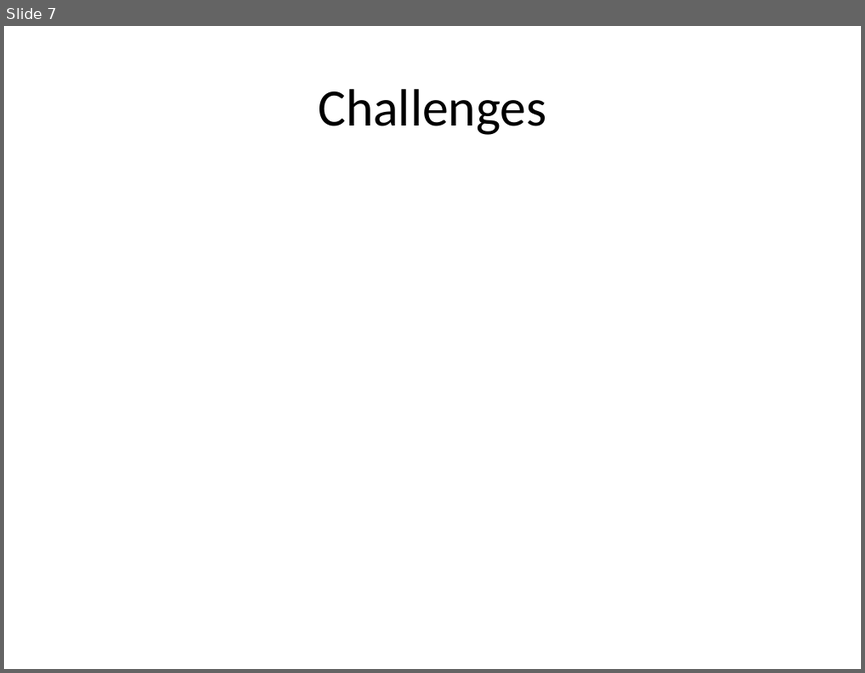
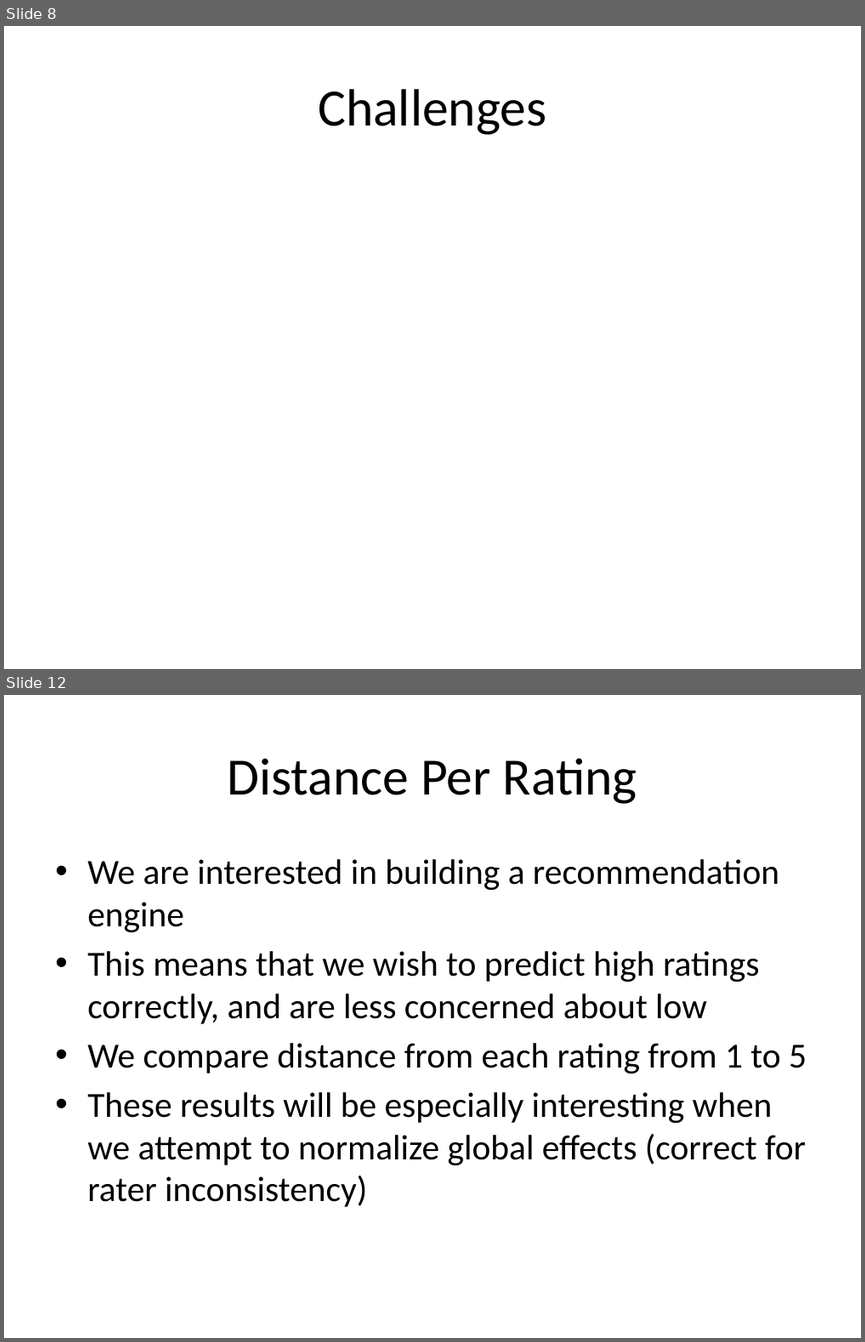
Before and after one commit to zouf/AllSortz, a slide deck: docs/slides.pptx. Shown one above the other, each under a label of ours: slide 7 before the commit, slides 8 and 12 after it; the slides between them are not shown. The pictures are 865x673 and 865x1342 pixels, drawn with LibreOffice and Linux fonts; fonts in the diff are those of the drawing; grey boxes stand for pictures. Boxes give left, top, right and bottom in pixels: in the first picture for what was removed or moved away, otherwise in the second. Text is boxed around its words. In the diff, an @@ line names an element or a change of style, - is before the commit and + after.

```diff
--- a/docs/slides.pptx
+++ b/docs/slides.pptx
@@ slide 12 added at bbox=[4, 695, 861, 1338], background #FFFFFF @@
@@ title added at bbox=[228, 758, 637, 804], 44 pt, text #000000 @@
+Distance Per Rating
@@ text added at bbox=[87, 859, 806, 1207], 29.6 pt, text #000000 @@
+• We are interested in building a recommendation engine
+• This means that we wish to predict high ratings correctly, and are less concerned about low
+• We compare distance from each rating from 1 to 5
+• These results will be especially interesting when we attempt to normalize global effects (correct for rater inconsistency)
@@ what was slide 7 is now slide 8 @@
```
Also in this commit, not shown: 5 slides changed, 9 other slides added.
